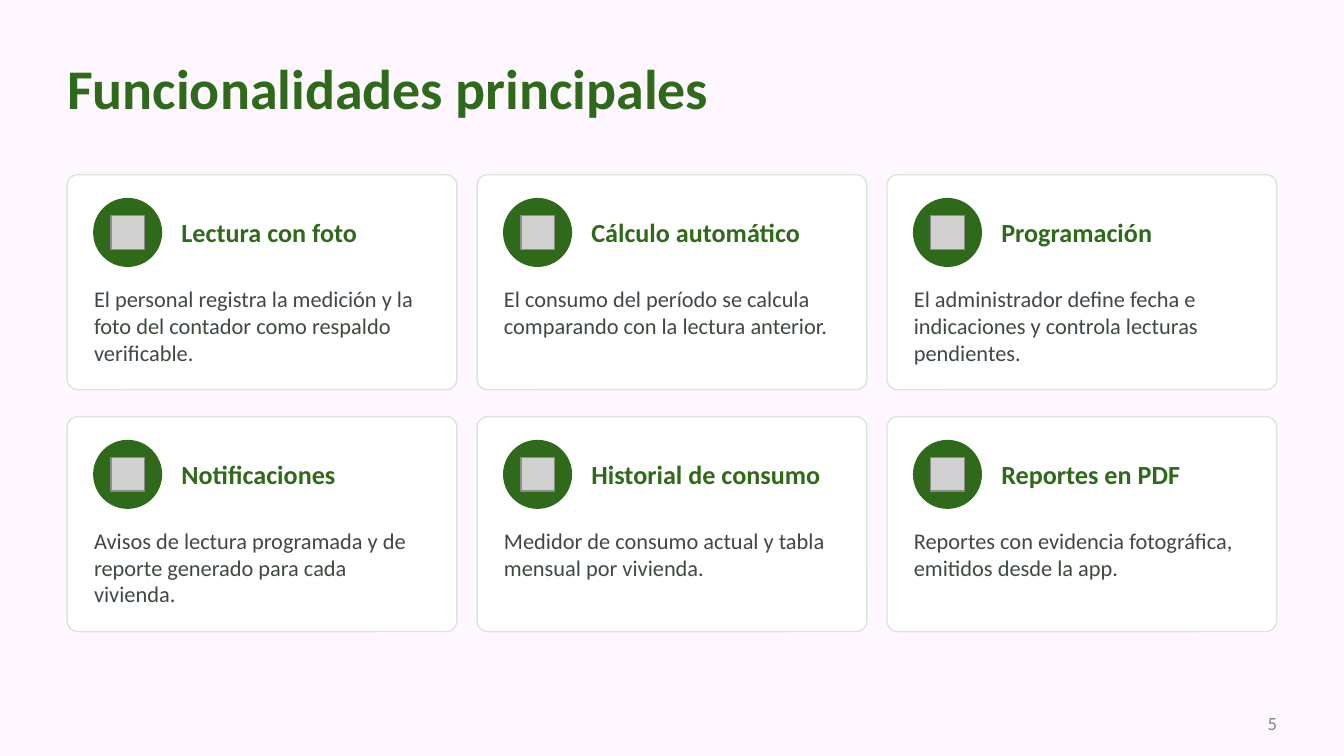
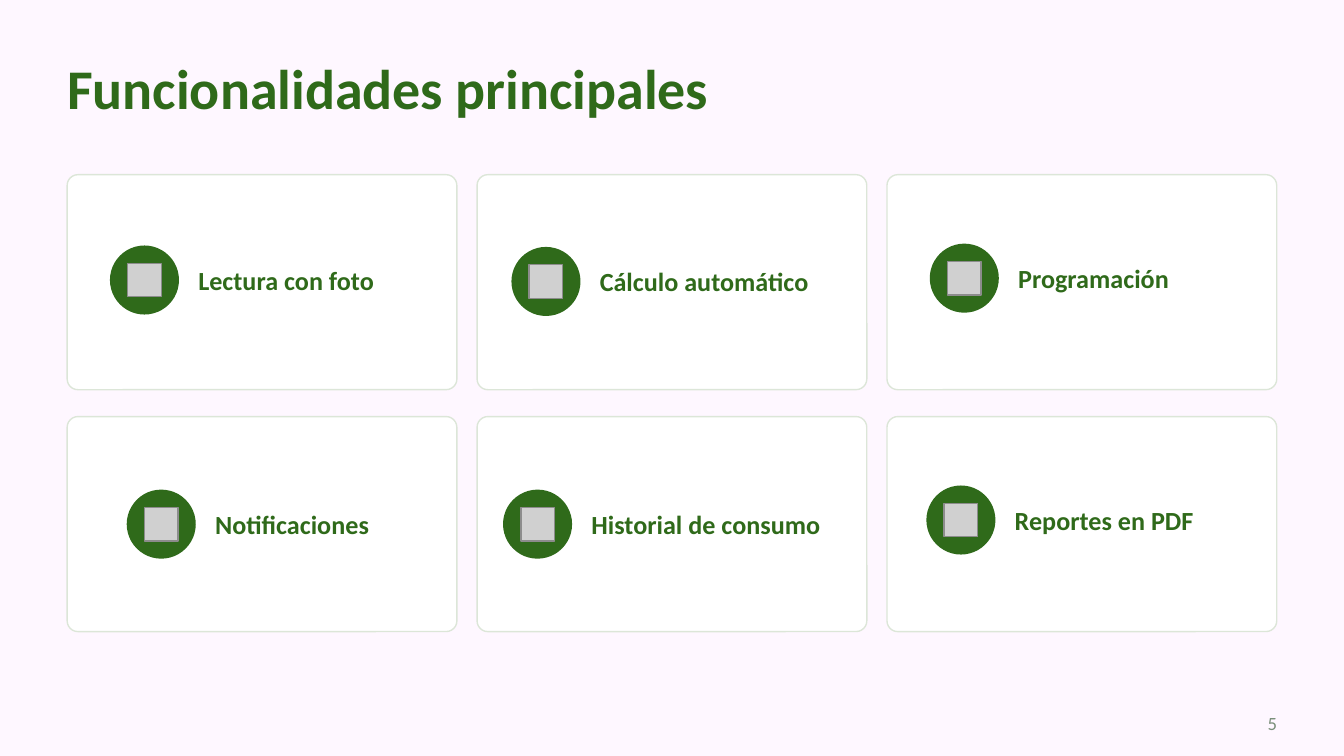
Before and after one commit to Zylohw/Leaf-Counter, a slide deck: slide 5 of docs/Presentacion/Leaf_Presentacion_v1.pptx. Drawn at 1344x756 pixels with LibreOffice and Linux fonts; fonts in the diff are those of the drawing; grey boxes stand for pictures. Boxes give left, top, right and bottom in pixels: in the first picture for what was removed or moved away, otherwise in the second. Text is boxed around its words. In the diff, an @@ line names an element or a change of style, - is before the commit and + after.

```diff
--- a/docs/Presentacion/Leaf_Presentacion_v1.pptx
+++ b/docs/Presentacion/Leaf_Presentacion_v1.pptx
@@ 3 ellipses, 1 picture, 1 text: place and size @@
-3 ellipses, 1 picture, 1 text at (94, 199, 1180, 508)
+3 ellipses, 1 picture, 1 text at (110, 245, 1193, 554)
@@ picture: place and size @@
-picture at (110, 215, 144, 249)
+picture at (128, 263, 161, 297)
@@ 2 texts, 1 picture: place and size @@
-2 texts, 1 picture at (181, 215, 1152, 249)
+2 texts, 1 picture at (198, 262, 1169, 296)
@@ 1 picture, 1 text, 1 ellipse: place and size @@
-1 picture, 1 text, 1 ellipse at (504, 199, 800, 266)
+1 picture, 1 text, 1 ellipse at (512, 247, 808, 314)
@@ text removed at (94, 291, 413, 361) @@
-El personal registra la medición y la foto del contador como respaldo verificable.
@@ text removed at (504, 291, 828, 338) @@
-El consumo del período se calcula comparando con la lectura anterior.
@@ text removed at (914, 291, 1198, 365) @@
-El administrador define fecha e indicaciones y controla lecturas pendientes.
@@ 1 picture, 1 text, 1 ellipse: place and size @@
-1 picture, 1 text, 1 ellipse at (94, 441, 335, 508)
+1 picture, 1 text, 1 ellipse at (128, 491, 369, 558)
@@ 1 picture, 1 text, 1 ellipse: place and size @@
-1 picture, 1 text, 1 ellipse at (504, 441, 820, 508)
+1 picture, 1 text, 1 ellipse at (504, 491, 820, 558)
@@ text removed at (94, 533, 406, 602) @@
-Avisos de lectura programada y de reporte generado para cada vivienda.
@@ text removed at (504, 533, 825, 580) @@
-Medidor de consumo actual y tabla mensual por vivienda.
@@ text removed at (914, 533, 1232, 580) @@
-Reportes con evidencia fotográfica, emitidos desde la app.
```
Also in this commit, not shown: 28 other slides changed, 2 slides added, 5 slides removed, 1 other file.
